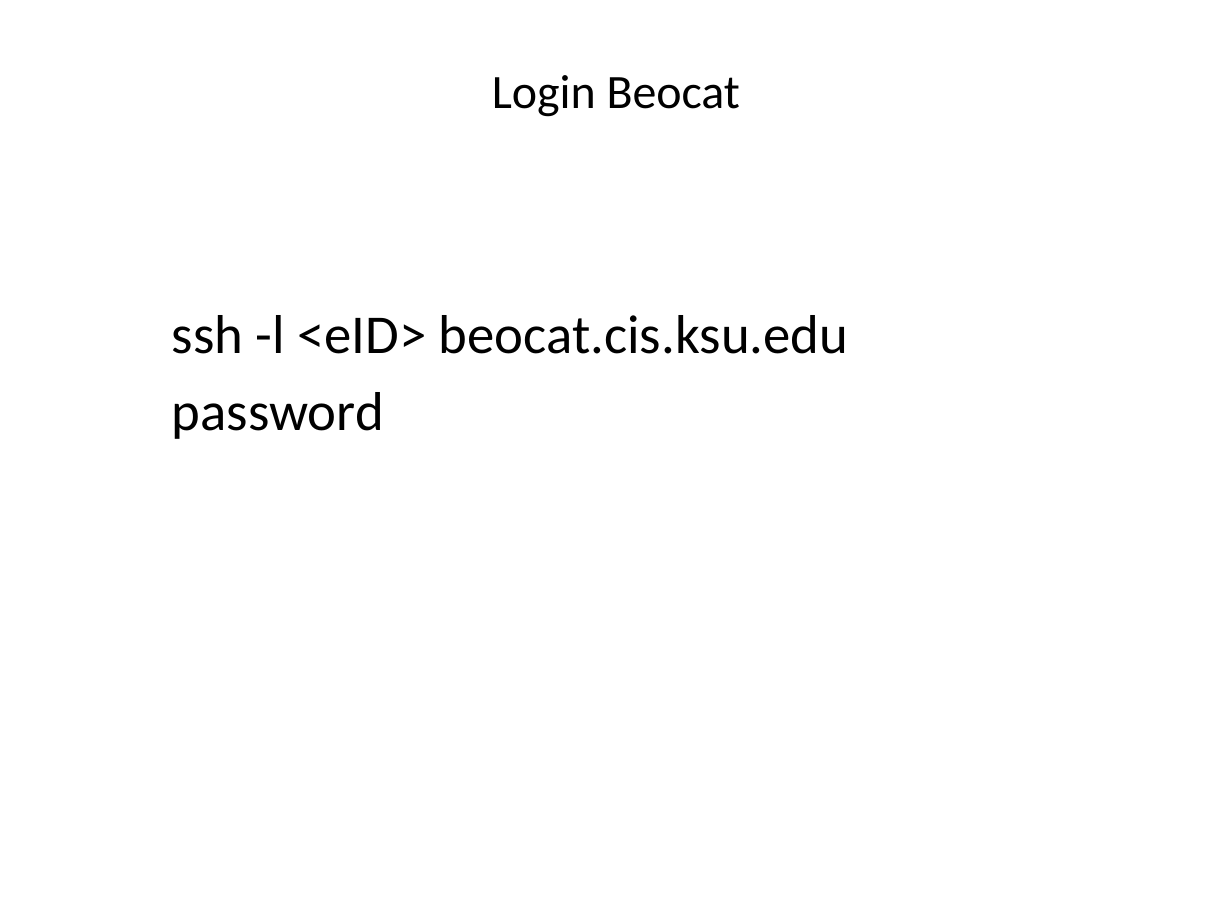
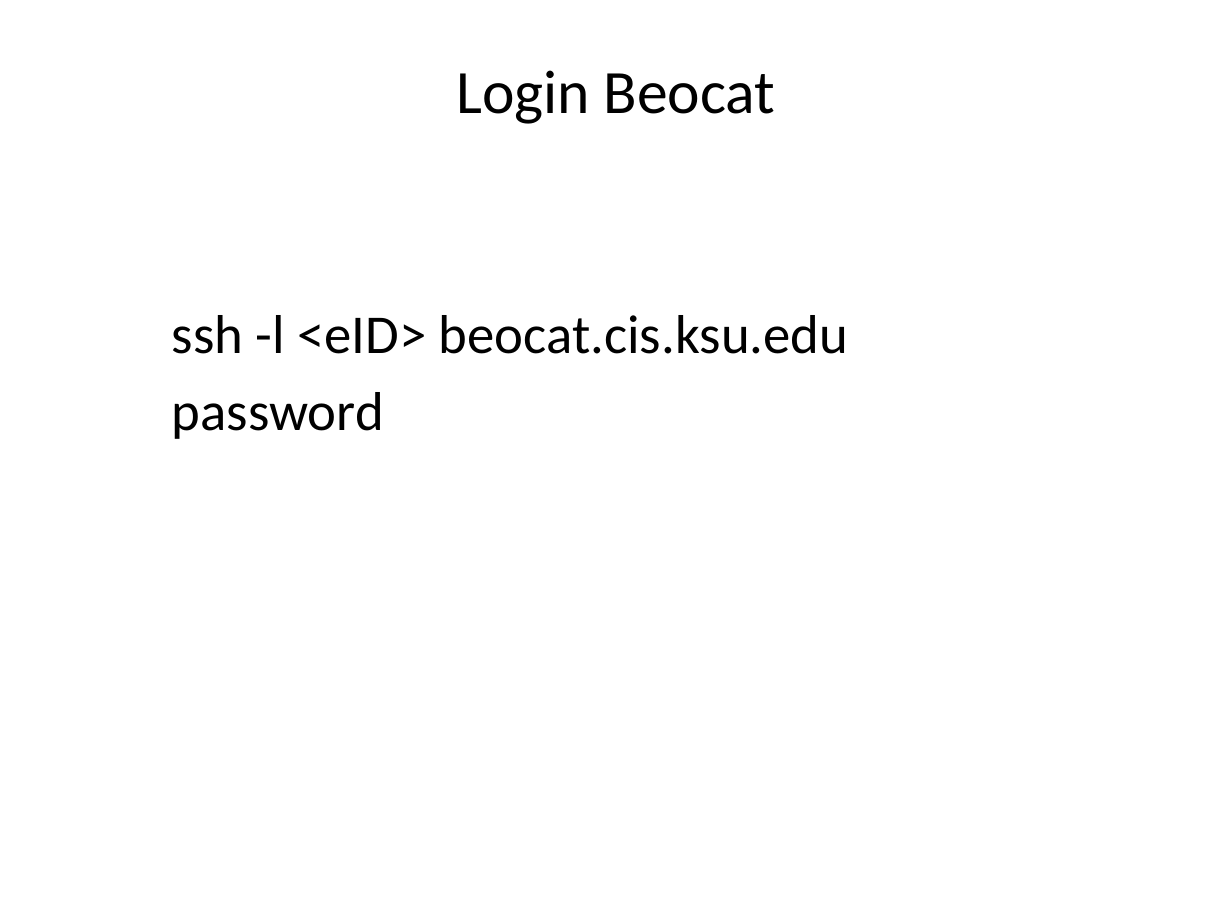
Before and after one commit to liu3zhenlab/teaching, a slide deck: slide 3 of PLPTH813Bioinformatis/2023/labs/lab04_NGS.pptx. Drawn at 1232x924 pixels with LibreOffice and Linux fonts; fonts in the diff are those of the drawing. Boxes give left, top, right and bottom in pixels: in the first picture for what was removed or moved away, otherwise in the second. Text is boxed around its words. In the diff, an @@ line names an element or a change of style, - is before the commit and + after.

```diff
--- a/PLPTH813Bioinformatis/2023/labs/lab04_NGS.pptx
+++ b/PLPTH813Bioinformatis/2023/labs/lab04_NGS.pptx
@@ title "Login Beocat" at [456,70,776,124]: size 28 to 36 pt @@
```
Also in this commit, not shown: 14 other slides changed, 3 slides added, 2 slides removed, 4 other files.
